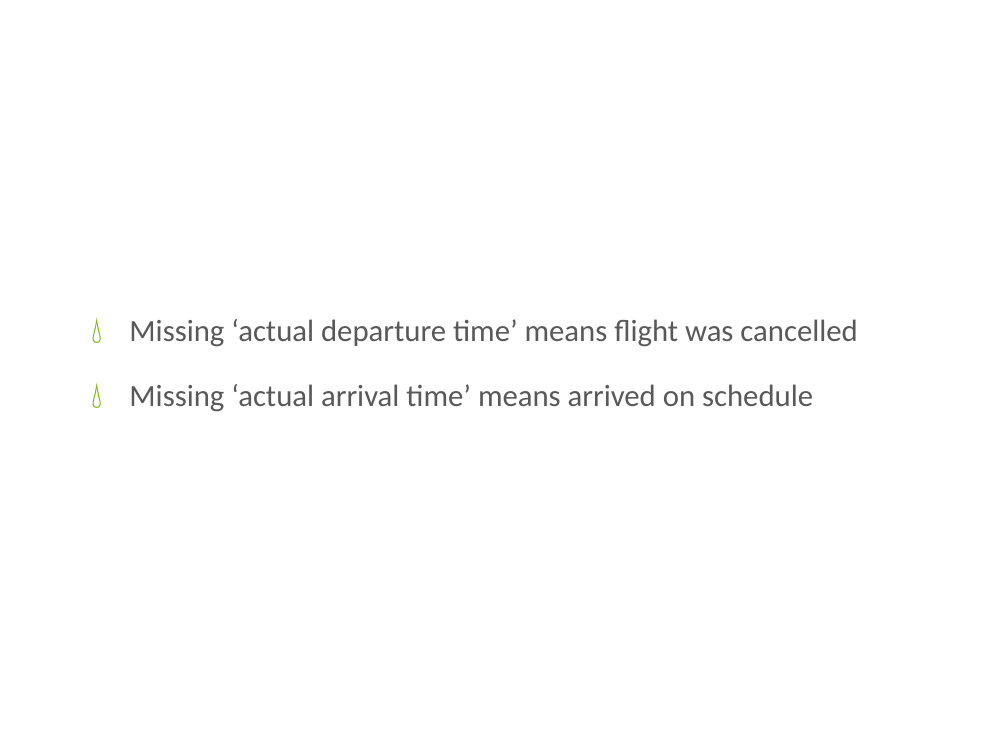
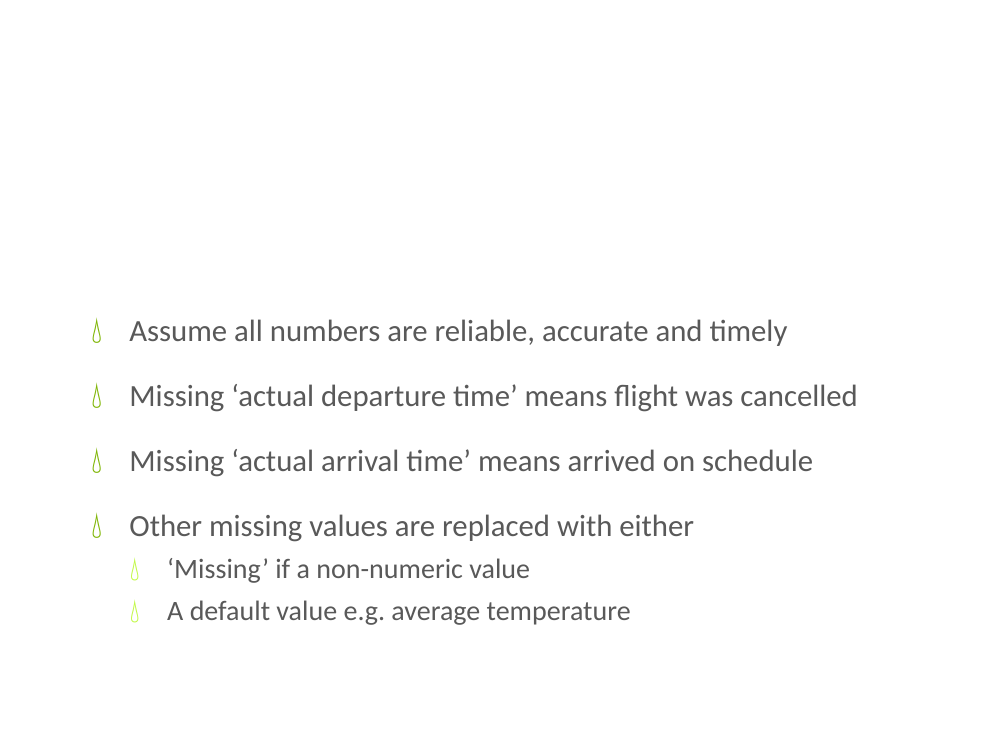
Before and after one commit to dermot-cochran/Interview_data, a slide deck: slide 2 of CaseStudyPresentation.pptx. Drawn at 1008x756 pixels with LibreOffice and Linux fonts; fonts in the diff are those of the drawing; background and template pictures are left out. Boxes give left, top, right and bottom in pixels: in the first picture for what was removed or moved away, otherwise in the second. Text is boxed around its words. In the diff, an @@ line names an element or a change of style, - is before the commit and + after.

```diff
--- a/CaseStudyPresentation.pptx
+++ b/CaseStudyPresentation.pptx
@@ text at [129,319,788,346]: paragraph added @@
+💧 Assume all numbers are reliable, accurate and timely
@@ text at [129,514,694,625]: paragraphs added @@
+💧 Other missing values are replaced with either
+  💧 ‘Missing’ if a non-numeric value
+  💧 A default value e.g. average temperature
```
Also in this commit, not shown: 4 other slides changed, 1 other file.
